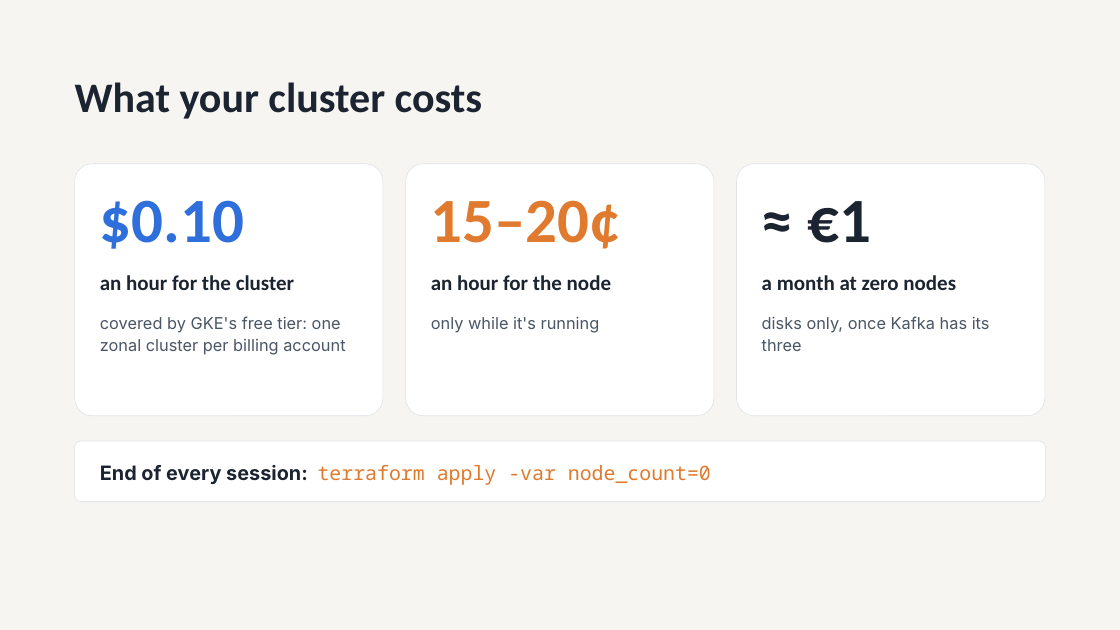
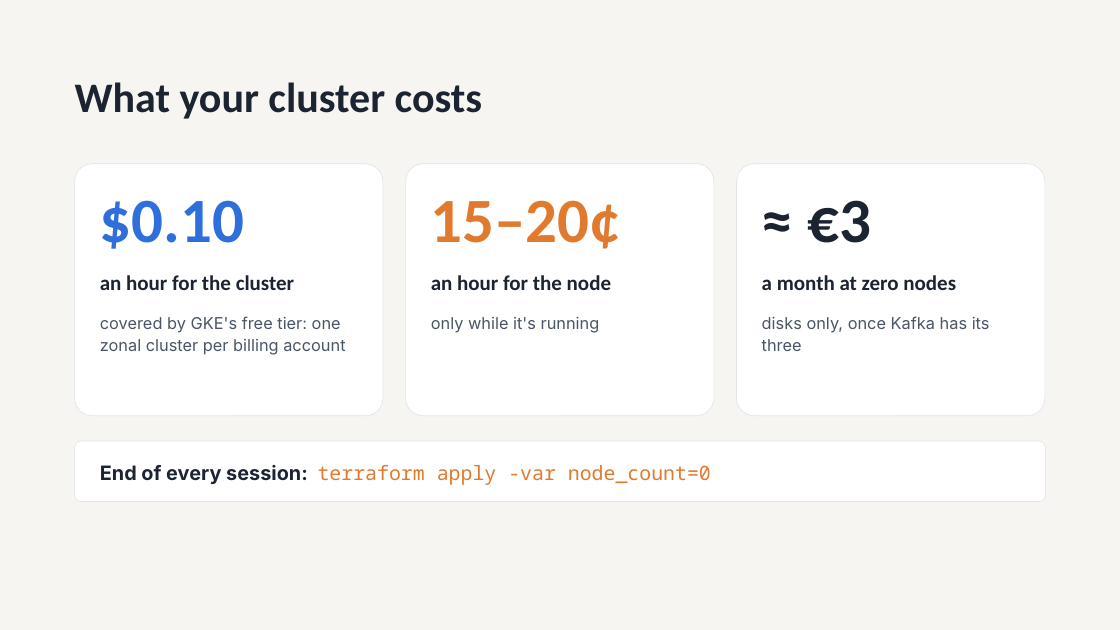
Before and after one commit to 1768SAIKUMAR/cloud-computing-srh, a slide deck: slide 15 of sessions/04-docker-and-kubernetes-on-gke/slides/session-04-docker-and-kubernetes-on-gke.pptx. Drawn at 1120x630 pixels with LibreOffice and Linux fonts; fonts in the diff are those of the drawing. Boxes give left, top, right and bottom in pixels: in the first picture for what was removed or moved away, otherwise in the second. Text is boxed around its words. In the diff, an @@ line names an element or a change of style, - is before the commit and + after.

```diff
--- a/sessions/04-docker-and-kubernetes-on-gke/slides/session-04-docker-and-kubernetes-on-gke.pptx
+++ b/sessions/04-docker-and-kubernetes-on-gke/slides/session-04-docker-and-kubernetes-on-gke.pptx
@@ text at [807,200,871,243]: text changed @@
-≈ €1
+≈ €3
```
Also in this commit, not shown: 5 other files.
